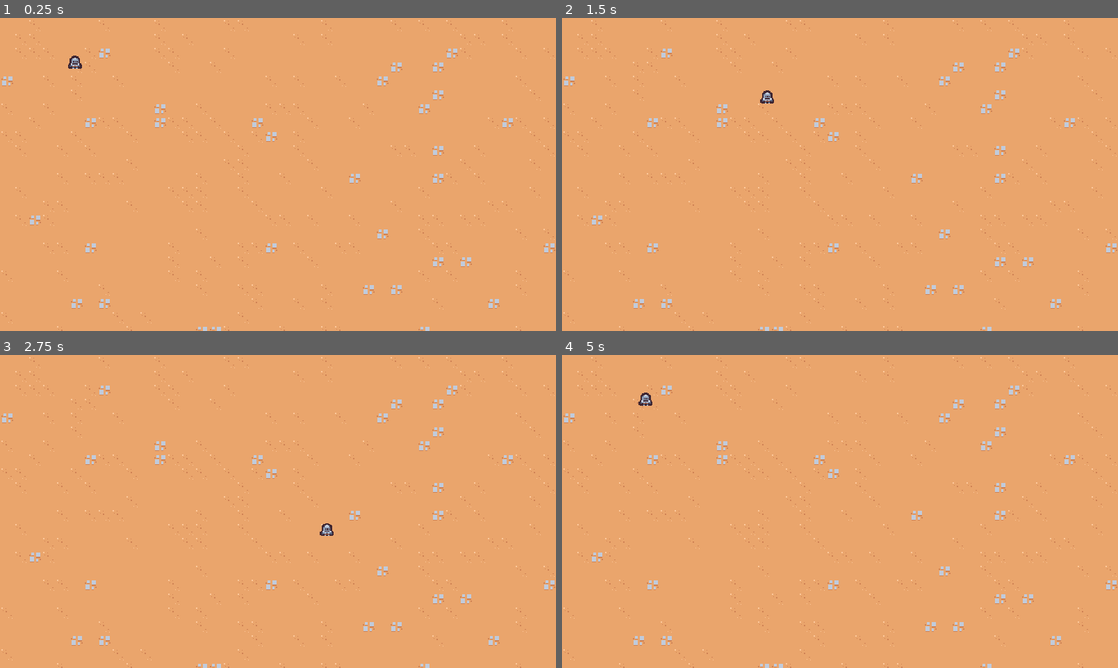
Above: before the commit, frames 1-4 (two rows, left to right).
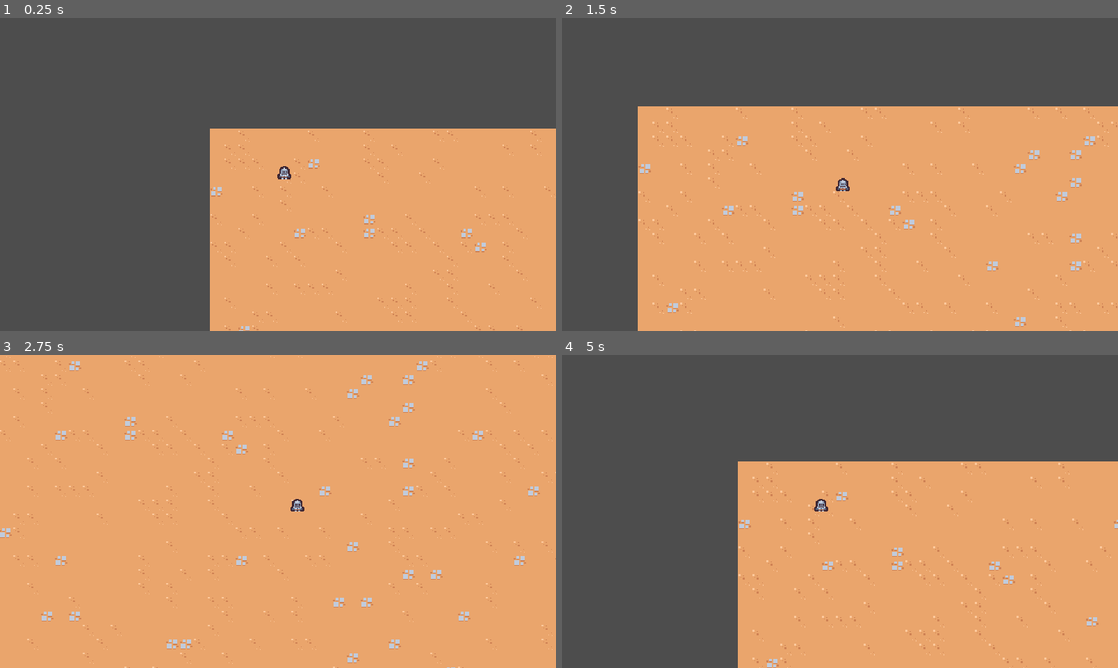
Above: after the commit, the same moments.

Repository: SilasCundiff/godot-course
Game: Godot game, scene res://scenes/main/main.tscn
Two runs of this game, one before a commit and one after it. Both use one fixed random seed, a clock stepped at 60 frames per second and the inputs below.
Inputs:
- Up to frame 1 (0.25 s): no input
- Up to frame 2 (1.5 s): hold D (move_right) 0.53-1.28 s; hold S (move_down) from 1.28 s (still down)
- Up to frame 3 (2.75 s): release S (move_down) at 2.03 s; hold D (move_right) from 2.03 s (still down)
- Up to frame 4 (5 s): release D (move_right) at 2.78 s; hold W (move_up) 2.78-3.53 s; hold A (move_left) from 3.53 s (still down)

The runs differ from the first frame. In frame 1, 61% of the frame differs, in the area x 0-100%, y 0-100%; in frame 2, 41%; in frame 3, 4.1%; in frame 4, 57%.

Commit message:
add camera and lerp

Diff:
--- /dev/null
+++ b/scenes/game_camera.gd
@@ -0,0 +1,21 @@
+extends Camera2D
+
+var target_position = Vector2.ZERO
+
+
+# Called when the node enters the scene tree for the first time.
+func _ready():
+	make_current()
+
+
+# Called every frame. 'delta' is the elapsed time since the previous frame.
+func _process(delta):
+	acquire_target()
+	global_position = global_position.lerp(target_position, 1.0 - exp(-delta * 10))
+
+
+func acquire_target():
+	var player_nodes = get_tree().get_nodes_in_group("player")
+	if player_nodes.size() > 0:
+		var player = player_nodes[0] as Node2D
+		target_position = player.global_position
--- /dev/null
+++ b/scenes/game_camera.tscn
@@ -0,0 +1,6 @@
+[gd_scene load_steps=2 format=3 uid="uid://dauyjl7u1njyo"]
+
+[ext_resource type="Script" path="res://scenes/game_camera.gd" id="1_jtjpu"]
+
+[node name="GameCamera" type="Camera2D"]
+script = ExtResource("1_jtjpu")
--- a/scenes/main/main.tscn
+++ b/scenes/main/main.tscn
@@ -1,9 +1,12 @@
-[gd_scene load_steps=3 format=3 uid="uid://dq54jbcj3cf1"]
+[gd_scene load_steps=4 format=3 uid="uid://dq54jbcj3cf1"]
 
 [ext_resource type="TileSet" uid="uid://d1uxpc0fg33q1" path="res://resources/tileset.tres" id="1_52u6e"]
 [ext_resource type="PackedScene" uid="uid://v0va5rh70gr2" path="res://scenes/player/player.tscn" id="1_dpkkf"]
+[ext_resource type="PackedScene" uid="uid://dauyjl7u1njyo" path="res://scenes/game_camera.tscn" id="1_lhmx7"]
 
 [node name="Main" type="Node"]
+
+[node name="GameCamera" parent="." instance=ExtResource("1_lhmx7")]
 
 [node name="TileMap" type="TileMap" parent="."]
 tile_set = ExtResource("1_52u6e")
--- a/scenes/player/player.gd
+++ b/scenes/player/player.gd
@@ -15,7 +15,6 @@
 	velocity = direction * MAX_SPEED
 	move_and_slide()
 
-
 func get_movement_vector():
 	var x_movement = Input.get_action_strength("move_right") - Input.get_action_strength("move_left")
 	var y_movement = Input.get_action_strength("move_down") - Input.get_action_strength("move_up")
--- a/scenes/player/player.tscn
+++ b/scenes/player/player.tscn
@@ -6,7 +6,7 @@
 [sub_resource type="CircleShape2D" id="CircleShape2D_en45d"]
 radius = 5.0
 
-[node name="Player" type="CharacterBody2D"]
+[node name="Player" type="CharacterBody2D" groups=["player"]]
 script = ExtResource("1_4o5q0")
 
 [node name="Sprite2D" type="Sprite2D" parent="."]
